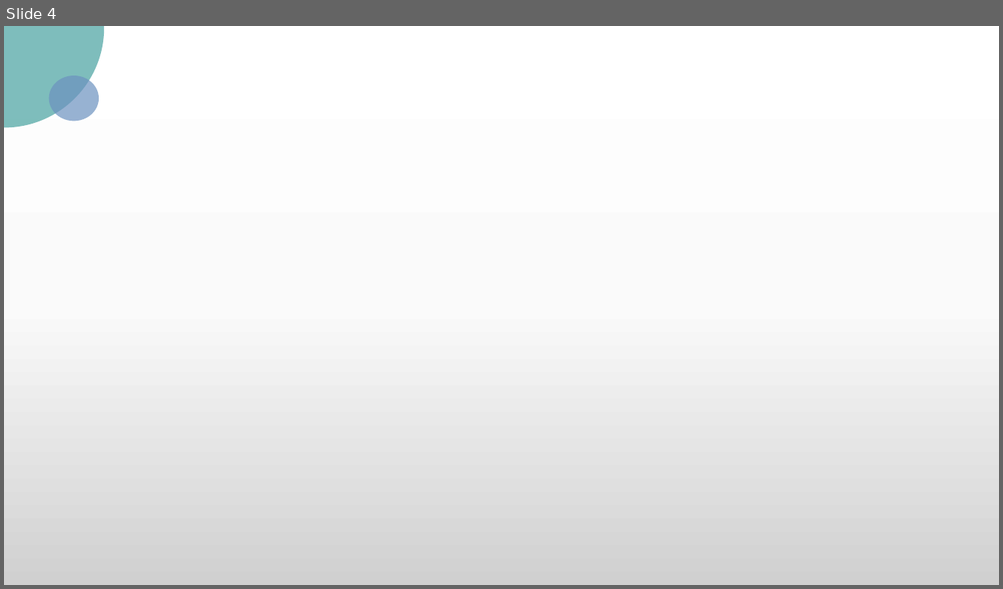
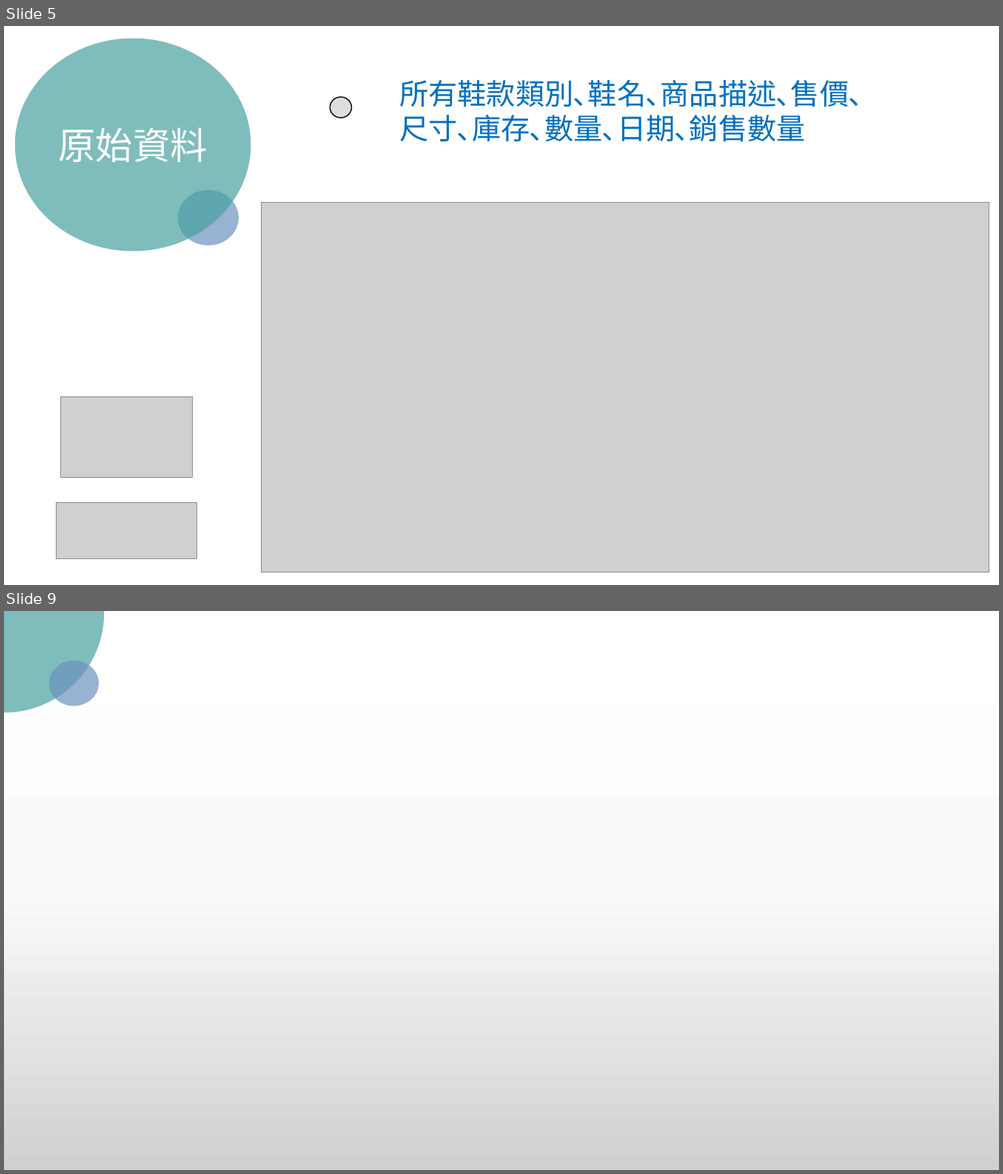
Before and after one commit to Crystal9202/SideProject02-DataAnalysis, a slide deck: Sideprojetc.pptx. Shown one above the other, each under a label of ours: slide 4 before the commit, slides 5 and 9 after it; the slides between them are not shown. The pictures are 1003x589 and 1003x1174 pixels, drawn with LibreOffice and Linux fonts; fonts in the diff are those of the drawing; grey boxes stand for pictures; background and template pictures are left out. Boxes give left, top, right and bottom in pixels: in the first picture for what was removed or moved away, otherwise in the second. Text is boxed around its words. In the diff, an @@ line names an element or a change of style, - is before the commit and + after.

```diff
--- a/Sideprojetc.pptx
+++ b/Sideprojetc.pptx
@@ slide 5 added at box(4, 26, 999, 585), background picture (left out) @@
@@ ellipse added at box(15, 38, 251, 251), fill #48A2A0 at 70% opacity, 36 pt, text #FFFFFF @@
+原始資料
@@ text added at box(400, 80, 863, 142), 28 pt, text #0070C0 @@
+所有鞋款類別､鞋名､商品描述､售價､尺寸､庫存､數量､日期､銷售數量
@@ ellipse added at box(330, 97, 352, 118), fill #DDDDDD, outline #000000 1 pt @@
@@ ellipse added at box(178, 190, 239, 245), fill #6C92C0 at 70% opacity @@
@@ picture added at box(262, 202, 990, 572) @@
@@ picture added at box(61, 397, 193, 477) @@
@@ picture added at box(57, 503, 196, 559) @@
@@ what was slide 4 is now slide 9 @@
```
Also in this commit, not shown: 3 slides changed, 14 other slides added, 8 slides removed, 3 other files.
